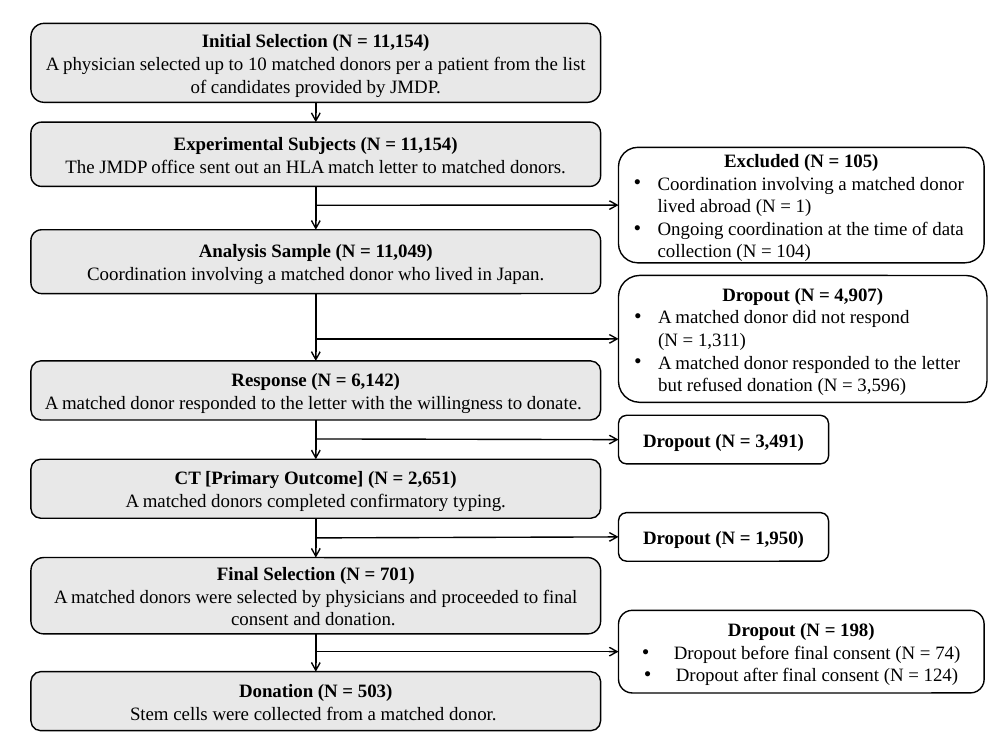
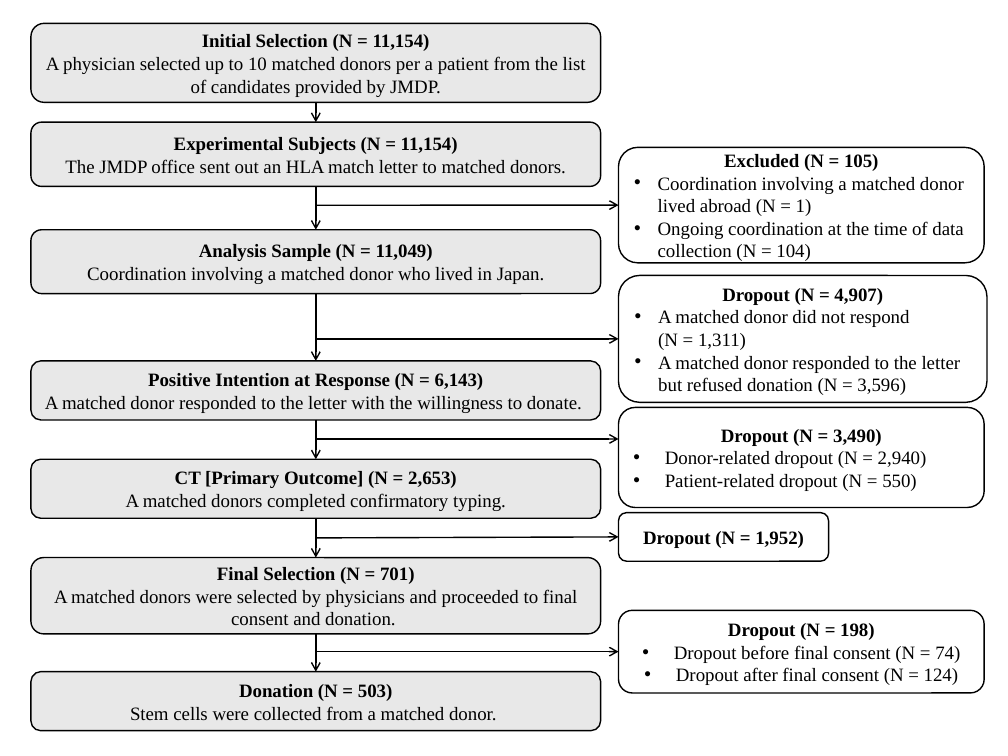
Before and after one commit to JMDP-behavioral-economics/RCT-Nudge, a slide deck: slide 1 of image/flowchart.pptx. Drawn at 1008x756 pixels with LibreOffice and Linux fonts; fonts in the diff are those of the drawing. Boxes give left, top, right and bottom in pixels: in the first picture for what was removed or moved away, otherwise in the second. Text is boxed around its words. In the diff, an @@ line names an element or a change of style, - is before the commit and + after.

Commit message:
Revise the main document to clarify the factors affecting donor progression to the confirmatory typing (CT) stage, emphasizing the roles of positive intention at response and donor-related dropout. Update the flowchart to reflect changes in the analysis sample and dropout categories. Enhance the R6 class to support outcome labeling in regression tables. Render updated Rmd, LaTeX, and flowchart files.

```diff
--- a/image/flowchart.pptx
+++ b/image/flowchart.pptx
@@ text in rounded rectangle at (148,373,484,390): text changed @@
-Response (N = 6,142)
+Positive Intention at Response (N = 6,143)
@@ rounded rectangle "Dropout (N = 3,490)": place and size @@
-rounded rectangle "Dropout (N = 3,490)" at (619,415,829,464)
+rounded rectangle "Dropout (N = 3,490)" at (619,407,985,507)
@@ text in rounded rectangle at (665,429,927,491): text changed; bold off @@
-Dropout (N = 3,491)
+Dropout (N = 3,490)
+• Donor-related dropout (N = 2,940)
+• Patient-related dropout (N = 550)
@@ text in rounded rectangle at (175,471,457,488): text changed @@
-CT [Primary Outcome] (N = 2,651)
+CT [Primary Outcome] (N = 2,653)
@@ text in rounded rectangle at (643,531,804,548): text changed @@
-Dropout (N = 1,950)
+Dropout (N = 1,952)
```
Also in this commit, not shown: 6 other files.
